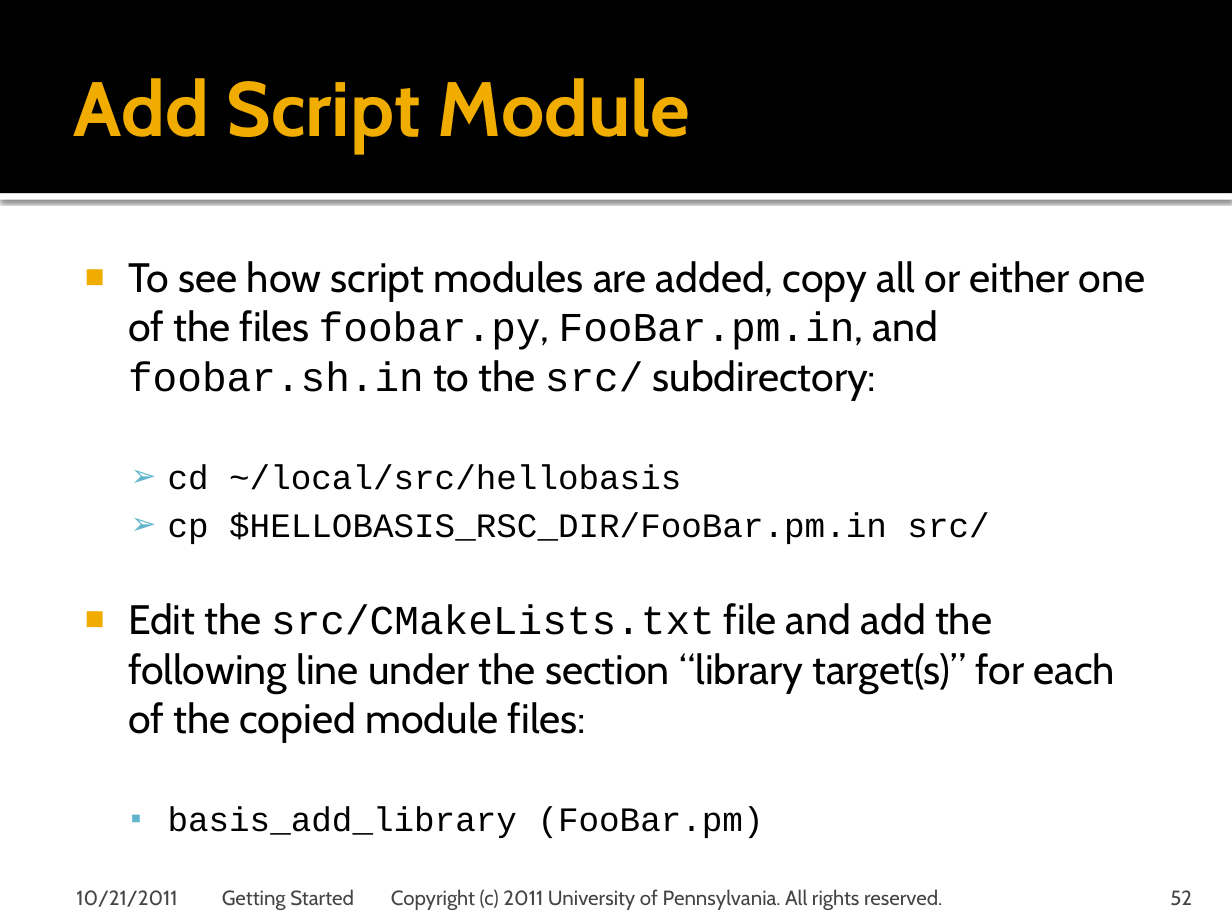
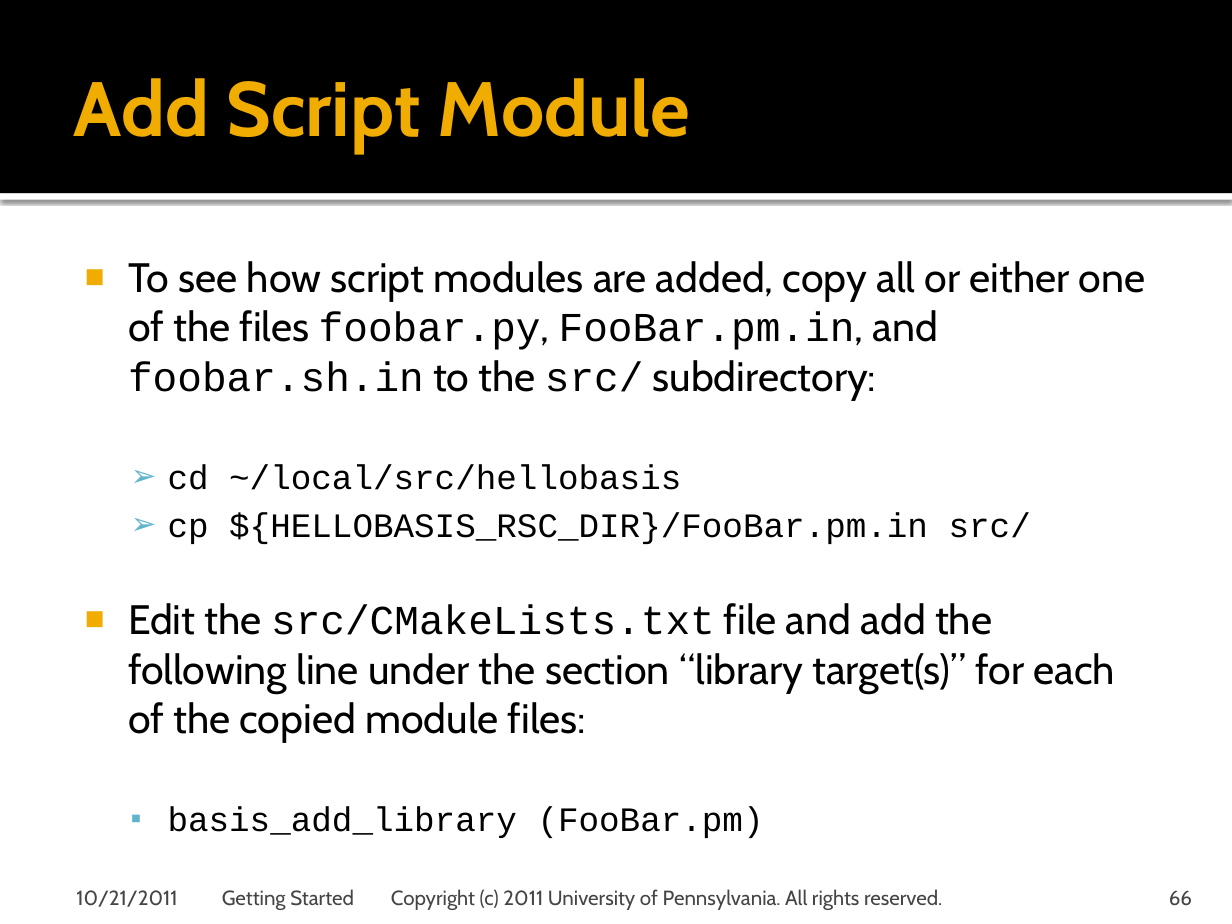
Before and after one commit to cmake-basis/legacy, a slide deck: slide 66 of doc/tutorials/BASIS Tutorial - 02 Getting Started.pptx (slide 52 before the commit). Drawn at 1232x924 pixels with LibreOffice and Linux fonts; fonts in the diff are those of the drawing; background and template pictures are left out. Boxes give left, top, right and bottom in pixels: in the first picture for what was removed or moved away, otherwise in the second. Text is boxed around its words. In the diff, an @@ line names an element or a change of style, - is before the commit and + after.

```diff
--- a/doc/tutorials/BASIS Tutorial - 02 Getting Started.pptx
+++ b/doc/tutorials/BASIS Tutorial - 02 Getting Started.pptx
@@ text at (168, 512, 1031, 544): text changed @@
-  ➢ cp $HELLOBASIS_RSC_DIR/FooBar.pm.in src/
+  ➢ cp ${HELLOBASIS_RSC_DIR}/FooBar.pm.in src/
@@ page number at (1169, 890, 1192, 906): text changed @@
-52
+66
```
Also in this commit, not shown: 9 other slides changed, 14 slides added, 2 other files.
